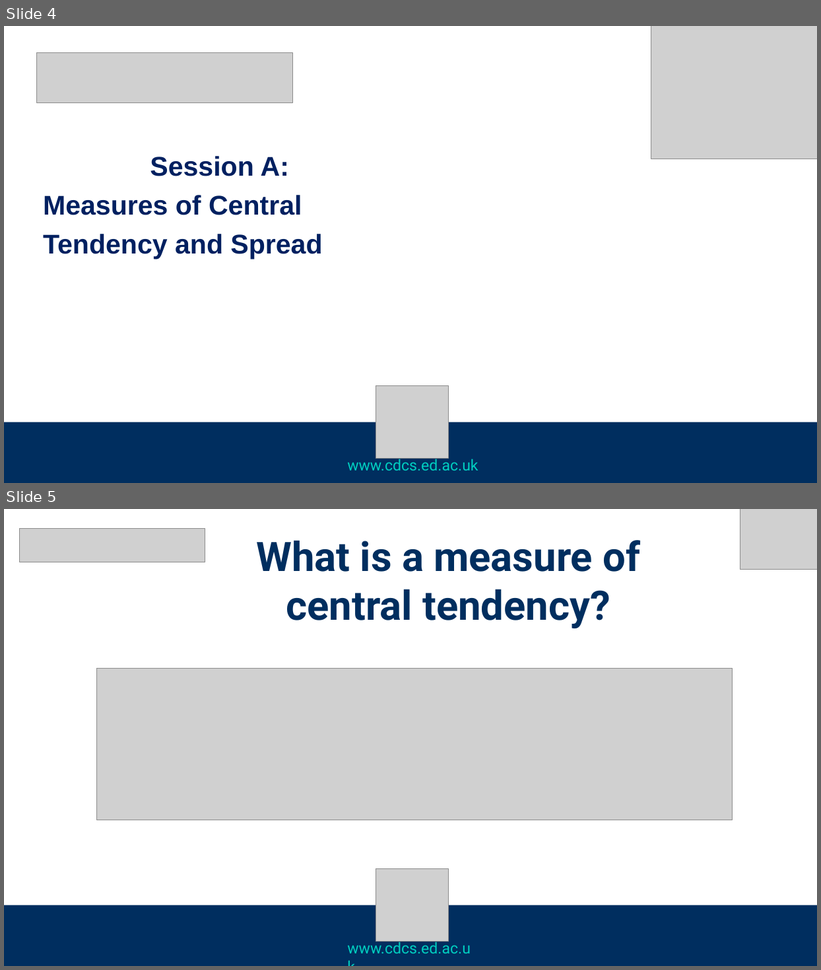
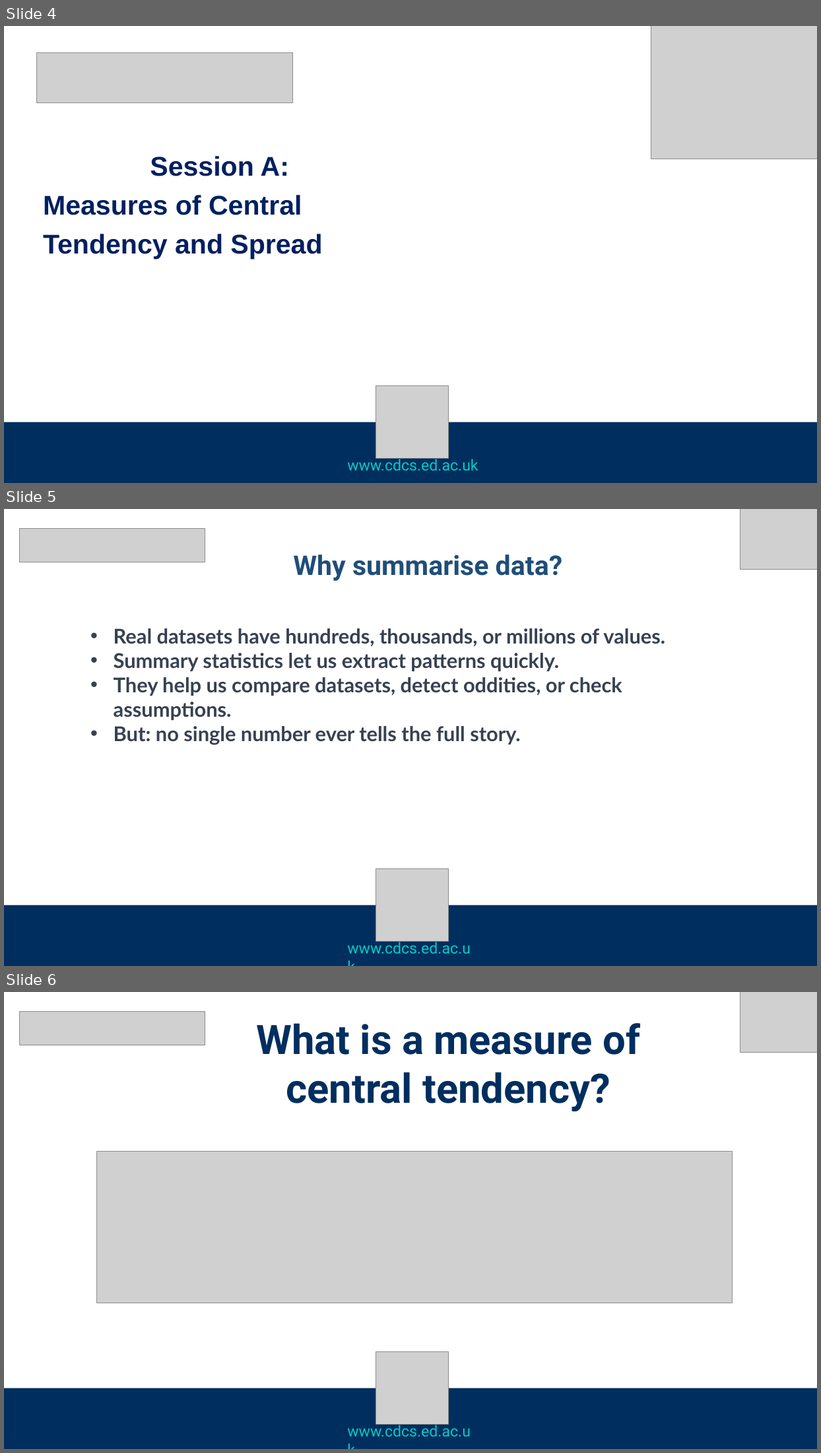
Before and after one commit to DCS-training/IntroToStatistics_2023, a slide deck: Slides_DescriptiveStatistics.pptx. Shown one above the other, each under a label of ours: slides 4 and 5 before the commit, slides 4, 5 and 6 after it. The pictures are 821x970 and 821x1453 pixels, drawn with LibreOffice and Linux fonts; fonts in the diff are those of the drawing; grey boxes stand for pictures; background and template pictures are left out. Boxes give left, top, right and bottom in pixels: in the first picture for what was removed or moved away, otherwise in the second. Text is boxed around its words. In the diff, an @@ line names an element or a change of style, - is before the commit and + after.

```diff
--- a/Slides_DescriptiveStatistics.pptx
+++ b/Slides_DescriptiveStatistics.pptx
@@ slide 5 added at (4, 509, 817, 966), background #FFFFFF @@
@@ picture added at (741, 509, 817, 569) @@
@@ picture added at (19, 529, 205, 562) @@
@@ text added at (293, 555, 562, 581), 32 pt, text #1F4E79, bold @@
+Why summarise data?
@@ text added at (114, 628, 665, 745), 24 pt, text #374151, bold @@
+• Real datasets have hundreds, thousands, or millions of values.
+• Summary statistics let us extract patterns quickly.
+• They help us compare datasets, detect oddities, or check assumptions.
+• But: no single number ever tells the full story.
@@ picture added at (376, 869, 449, 941) @@
@@ rectangle added at (4, 906, 817, 966), fill #002E5F @@
@@ text added at (347, 940, 471, 954), 18 pt, text #00CEC0 @@
+www.cdcs.ed.ac.uk
@@ what was slide 5 is now slide 6 @@
```
Also in this commit, not shown: 3 slides changed, 1 other slide added, 7 other files.
